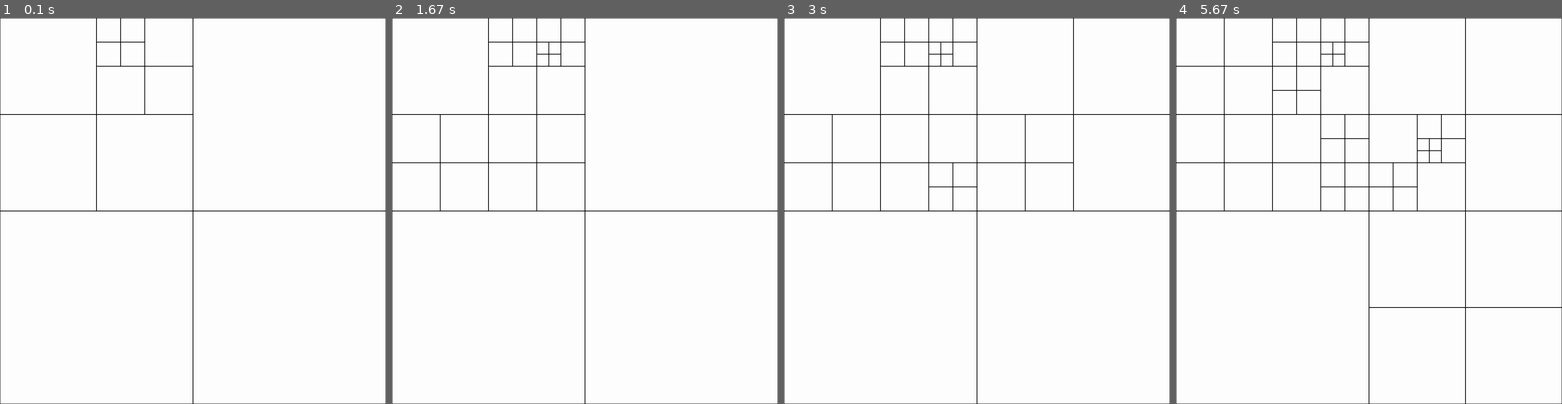
Above: before the commit, frames 1-4 (left to right).
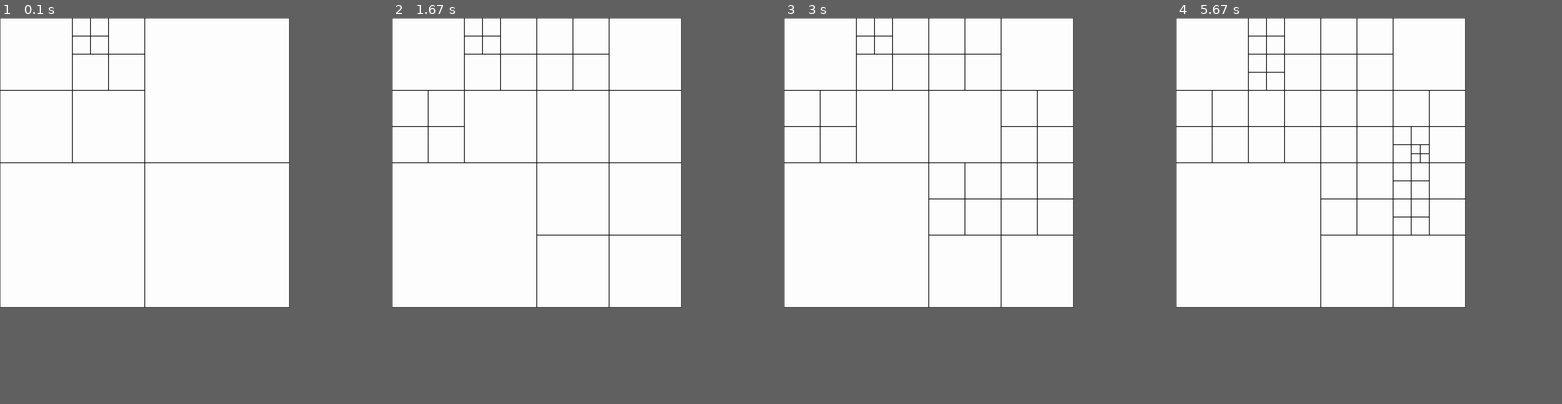
Above: after the commit, the same moments.

Repository: dannystaple/PythonSubdivision
Game: pygame game, started from pygame_subdiv.py
The game is run twice, just before and just after one commit, with the same random seed, the same clock (stepped at 60 frames per second) and the same inputs. The source is Python 2; it was converted automatically to run under Python 3.
Inputs (mouse positions are in pixels of both pictures, inside the frame that each line leads up to):
- Up to frame 1 (0.1 s): no input
- Up to frame 2 (1.67 s): click (534, 160) at 0.43 s; click (446, 118) at 0.8 s; click (577, 60) at 1.2 s; click (542, 64) at 1.6 s
- Up to frame 3 (3 s): move the mouse to (934, 191) at 1.87 s; click (934, 191) at 2 s; move the mouse to (1004, 207) at 2.27 s; click (1004, 207) at 2.4 s; click (1004, 137) at 2.8 s
- Up to frame 4 (5.67 s): click (1426, 141) at 3.2 s; click (1423, 218) at 3.6 s; move the mouse to (1334, 149) at 3.87 s; click (1334, 149) at 4 s; move the mouse to (1257, 110) at 4.27 s; click (1257, 110) at 4.4 s; click (1399, 191) at 4.8 s; click (1276, 68) at 5.2 s; click (1423, 156) at 5.6 s
In our replay, the window is 900x900 before the commit and 675x675 after it. These sizes can differ from the game's own. Grey fills any space a smaller window leaves; there, only what the larger window draws over its background counts as a difference.

The runs differ from the first frame. In frame 1, 2.1% of the frame differs, in the area x 0-100%, y 0-100%; in frame 2, 2.7%; in frame 3, 3.1%; in frame 4, 4.0%.

Commit message:
Make it less of a cpu hog. Log that the file was written.

Diff:
--- a/pygame_subdiv.py
+++ b/pygame_subdiv.py
@@ -1,4 +1,5 @@
 import sys, pygame, pickle
+import time
 
 black = 0, 0, 0
 white = 0xff, 0xff, 0xff
@@ -36,7 +37,7 @@
 class Game:
     def __init__(self):
         self._reset()
-        self._width, self._height = 1024, 1024
+        self._width, self._height = 768, 768
         test_tree(self._tree.getRoot())
 
     def _reset(self):
@@ -55,6 +56,7 @@
                 if event.type == pygame.MOUSEBUTTONDOWN: self.handle_click_at(pygame.mouse.get_pos(), event.button)
                 if event.type == pygame.KEYDOWN: self.handle_key(event.key)
             self._update_display()
+            time.sleep(0.1)
 
     def _init_screen(self):
         pygame.init()
@@ -91,8 +93,10 @@
         with open(filename) as fp:
             self._tree = pickle.load(fp)
         self._tree_to_squares()
+        print "Loaded file %s" % self._fileName
 
     def save_file(self):
+        print "Writing file %s" % self._fileName
         with open(self._fileName,"w") as fp:
             pickle.dump(self._tree, fp)
 
